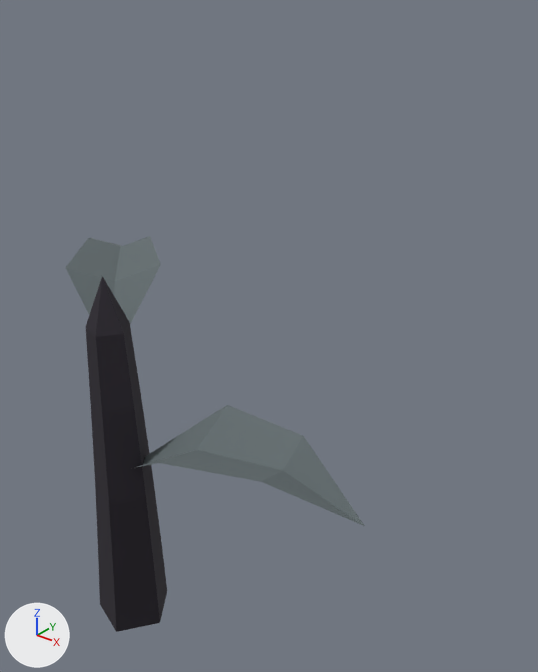
Two versions of the glTF model game/assets/crops/nightbloom/nightbloom_s0.glb, one commit apart.
Before and after are seen from a 50 mm camera at (0.1519, -0.1178, 0.1912) aimed at (0.0346, 0.0289, 0.1003). Lighting does not change. The marker at lower left points along +X, +Y and +Z. The picture after the commit comes second. Vertices at exactly the same position are counted once.

Objects in the first picture: 'nightbloom_s0'.
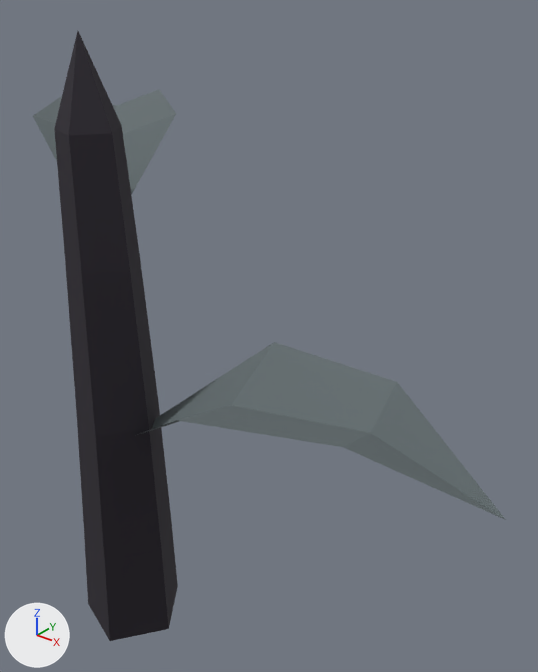
Edits to the scene script, one JSON object a line:
```json
{"block": "me_nightbloom_s0", "where": "# used by ob_nightbloom_s0; location = (0.0, 0.0, 0.0)"}
{"op": "remove", "block": "me_nightbloom_s0", "code": "me_nightbloom_s0.from_pydata(...)  # 42 vertices, 64 faces; spans x -0.038..0.0805, y -0.0149..0.0419, z 0.0..0.12"}
{"op": "add", "block": "me_nightbloom_s0", "code": "me_nightbloom_s0.from_pydata(...)  # 42 vertices, 64 faces; spans x -0.0525..0.1124, y -0.0207..0.0584, z 0.0..0.18"}
{"block": "me_nightbloom_s0", "change": "me_nightbloom_s0 part 1: the loose piece of 8 vertices spanning x 0.0057..0.0805, y -0.0149..0.0167, z 0.06..0.0826 is scaled about its middle by 1.4, then moved by (0.017, 0.0005, 0.0165)"}
{"block": "me_nightbloom_s0", "change": "me_nightbloom_s0 part 2: the loose piece of 8 vertices spanning x -0.038..0.0049, y -0.003..0.0419, z 0.096..0.1171 is scaled about its middle by 1.41, then moved by (-0.0056, 0.0073, 0.0379)"}
{"block": "me_nightbloom_s0", "change": "me_nightbloom_s0 part 3: 26 of 42 vertices moved; they spanned x -0.0097..0.0145, y -0.012..0.0114, z 0.0..0.12 and now span x -0.0129..0.0202, y -0.0164..0.0152, z 0.0..0.18; mean shift (0.0018, -0.0011, 0.028); largest move (0.0032, -0.0019, 0.12) -> (0.0049, -0.0029, 0.18)"}
```

Changed parts and their boxes [x1, y1, x2, y2] in the pictures (538 x 672 px; the box of a moved part takes in the faces that stretch with it):
```json
{"object": "nightbloom_s0", "change": "reshaped", "before": [65, 236, 364, 632], "after": [33, 31, 506, 641], "on screen": "58% wider, 54% taller"}
{"part": 1, "of": "me_nightbloom_s0", "change": "moved or reshaped", "before": [134, 405, 364, 526], "after": [137, 342, 506, 520]}
{"part": 2, "of": "me_nightbloom_s0", "change": "moved or reshaped", "before": [65, 236, 161, 324], "after": [33, 90, 176, 195]}
{"part": 3, "of": "me_nightbloom_s0", "change": "moved or reshaped", "before": [86, 276, 167, 632], "after": [54, 31, 178, 641]}
```
